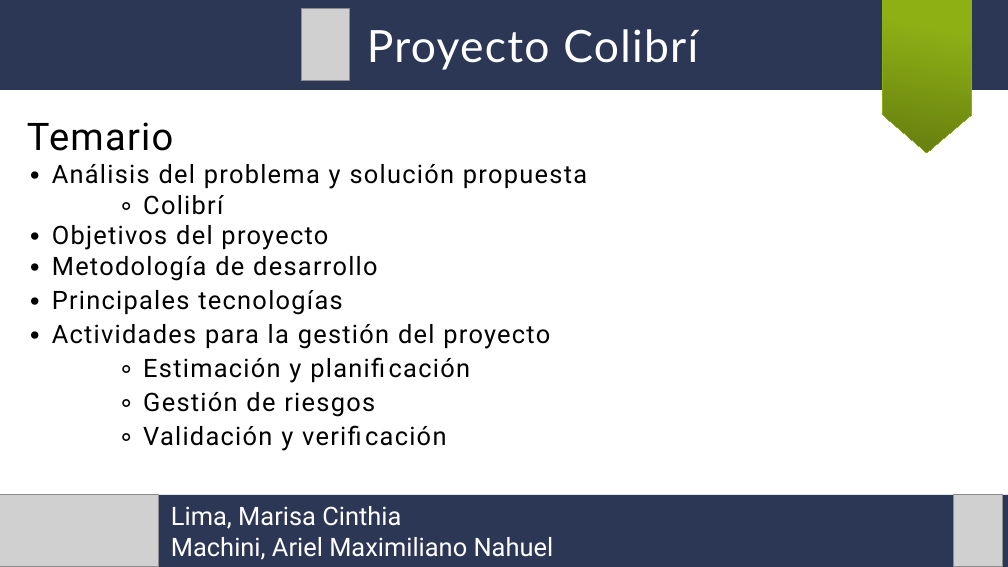
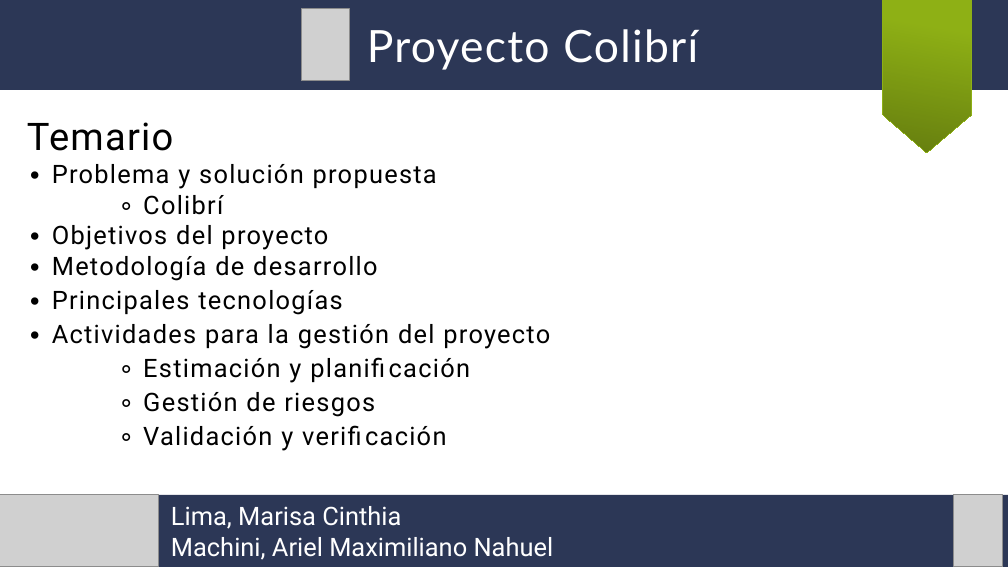
Before and after one commit to arielmachini/Caciar, a slide deck: slide 2 of Archivo/Presentaciones/Presentación final.odp. Drawn at 1008x567 pixels with LibreOffice and Linux fonts; fonts in the diff are those of the drawing; grey boxes stand for pictures. Boxes give left, top, right and bottom in pixels: in the first picture for what was removed or moved away, otherwise in the second. Text is boxed around its words. In the diff, an @@ line names an element or a change of style, - is before the commit and + after.

```diff
--- a/Archivo/Presentaciones/Presentación final.odp
+++ b/Archivo/Presentaciones/Presentación final.odp
@@ text at bbox=[52, 164, 437, 189]: text changed @@
-∙ Análisis del problema y solución propuesta
+∙ Problema y solución propuesta
```
Also in this commit, not shown: 2 other slides changed, 12 slides added, 11 other files.
